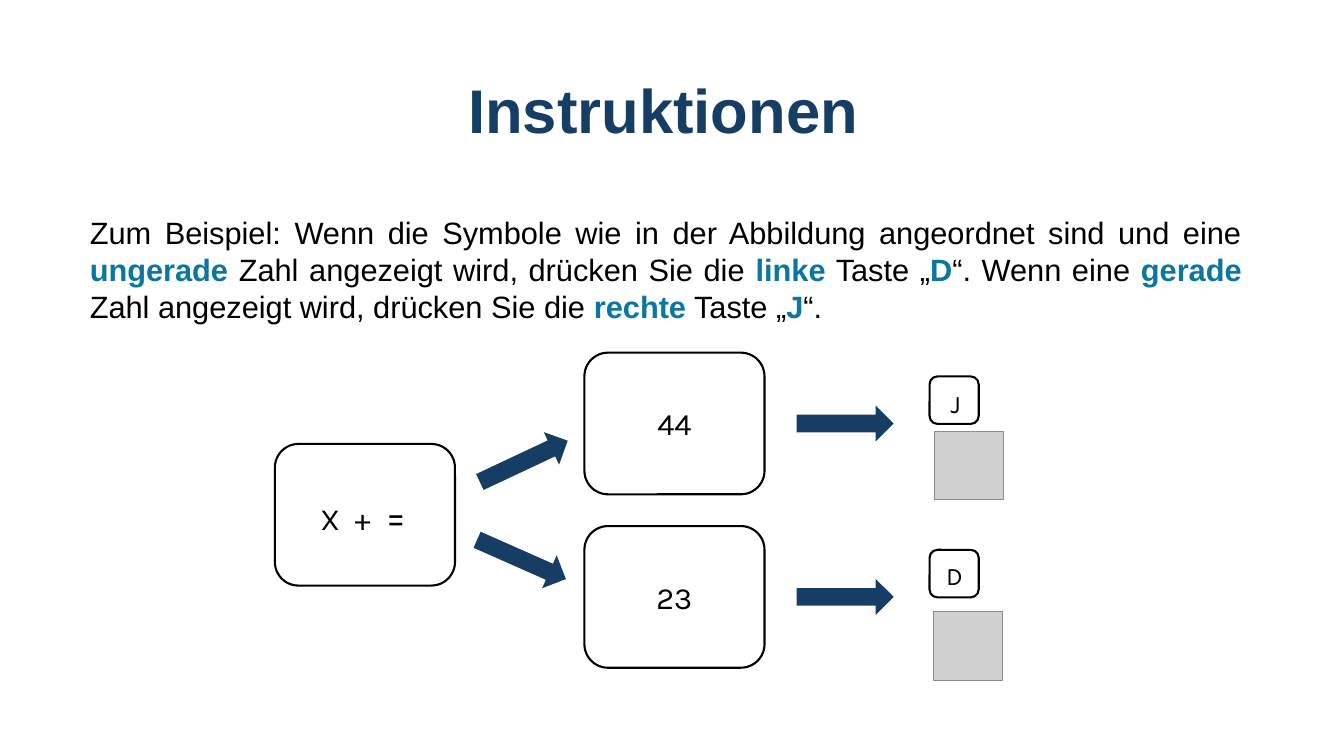
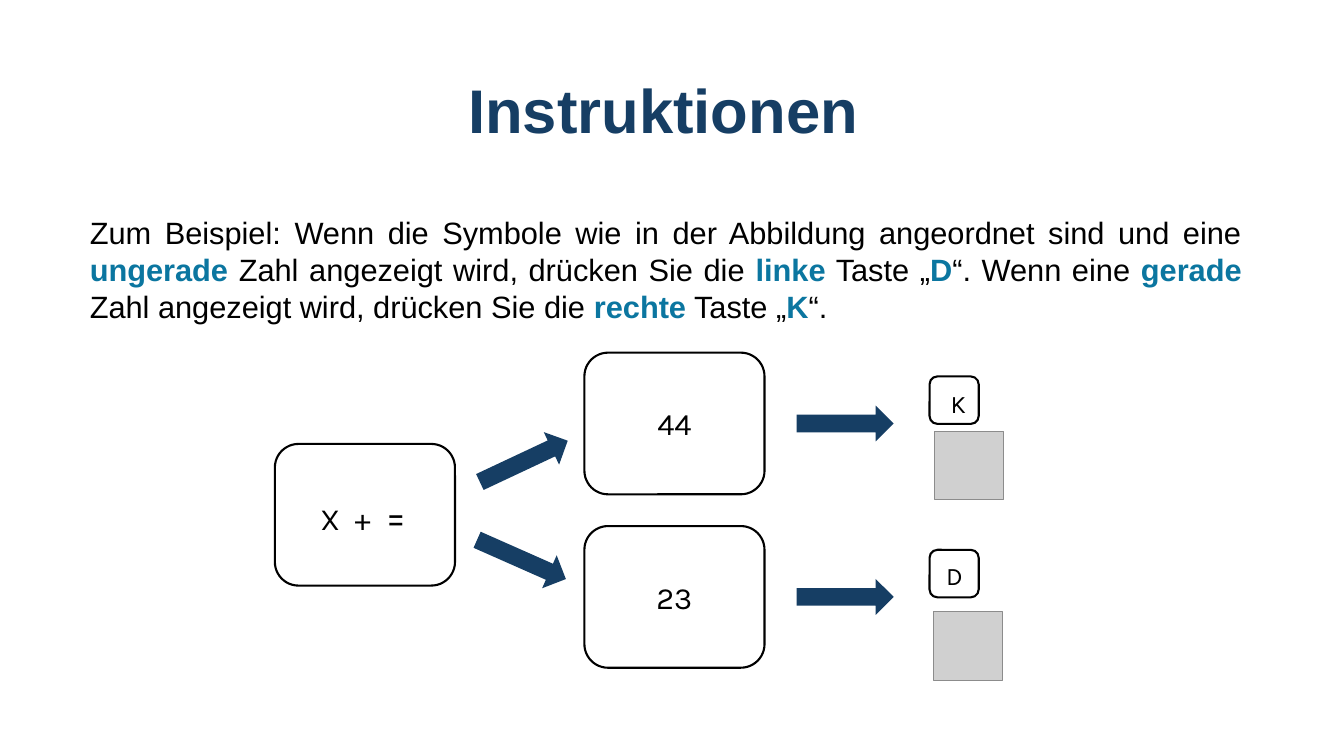
Before and after one commit to GidonFrischkorn/Ambizione-IndividualDifferencesStudy, a slide deck: slide 4 of tasks/number_judgement_changingSR/assets/instructions_digit_changeSR.pptx. Drawn at 1344x756 pixels with LibreOffice and Linux fonts; fonts in the diff are those of the drawing; grey boxes stand for pictures. Boxes give left, top, right and bottom in pixels: in the first picture for what was removed or moved away, otherwise in the second. Text is boxed around its words. In the diff, an @@ line names an element or a change of style, - is before the commit and + after.

```diff
--- a/tasks/number_judgement_changingSR/assets/instructions_digit_changeSR.pptx
+++ b/tasks/number_judgement_changingSR/assets/instructions_digit_changeSR.pptx
@@ text at (90, 221, 1242, 324): text changed @@
-Zum Beispiel: Wenn die Symbole wie in der Abbildung angeordnet sind und eine ungerade Zahl angezeigt wird, drücken Sie die linke Taste „D“. Wenn eine gerade Zahl angezeigt wird, drücken Sie die rechte Taste „J“.
+Zum Beispiel: Wenn die Symbole wie in der Abbildung angeordnet sind und eine ungerade Zahl angezeigt wird, drücken Sie die linke Taste „D“. Wenn eine gerade Zahl angezeigt wird, drücken Sie die rechte Taste „K“.
@@ text at (951, 397, 966, 413): text changed @@
-J
+K
```
Also in this commit, not shown: 3 other slides changed, 11 other files.
